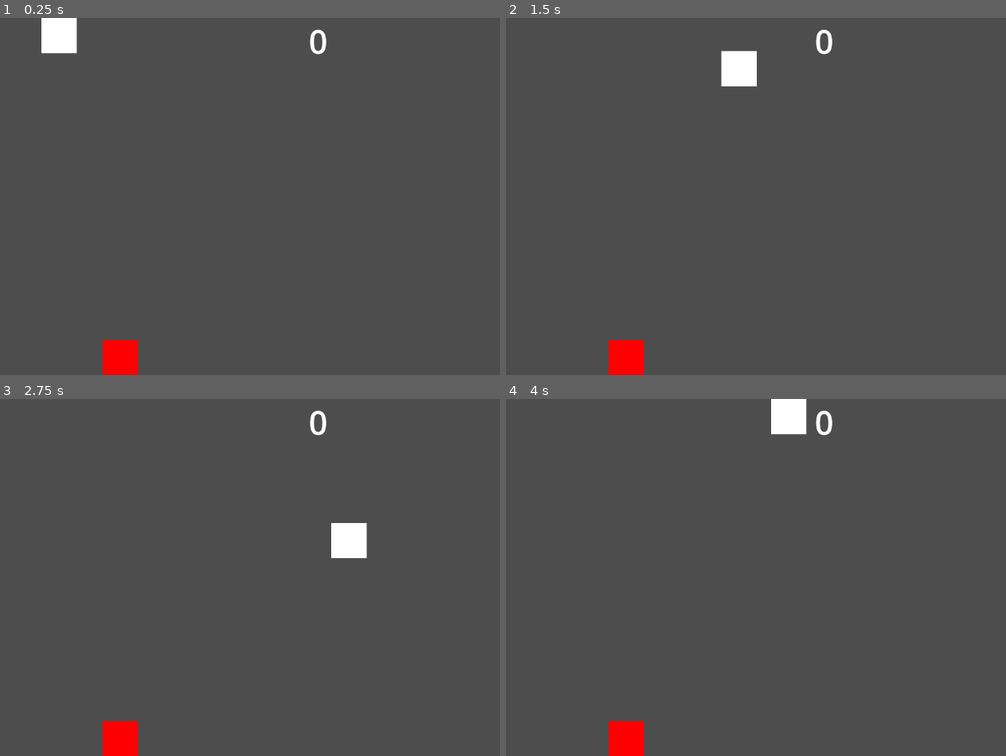
Above: before the commit, frames 1-4 (two rows, left to right).
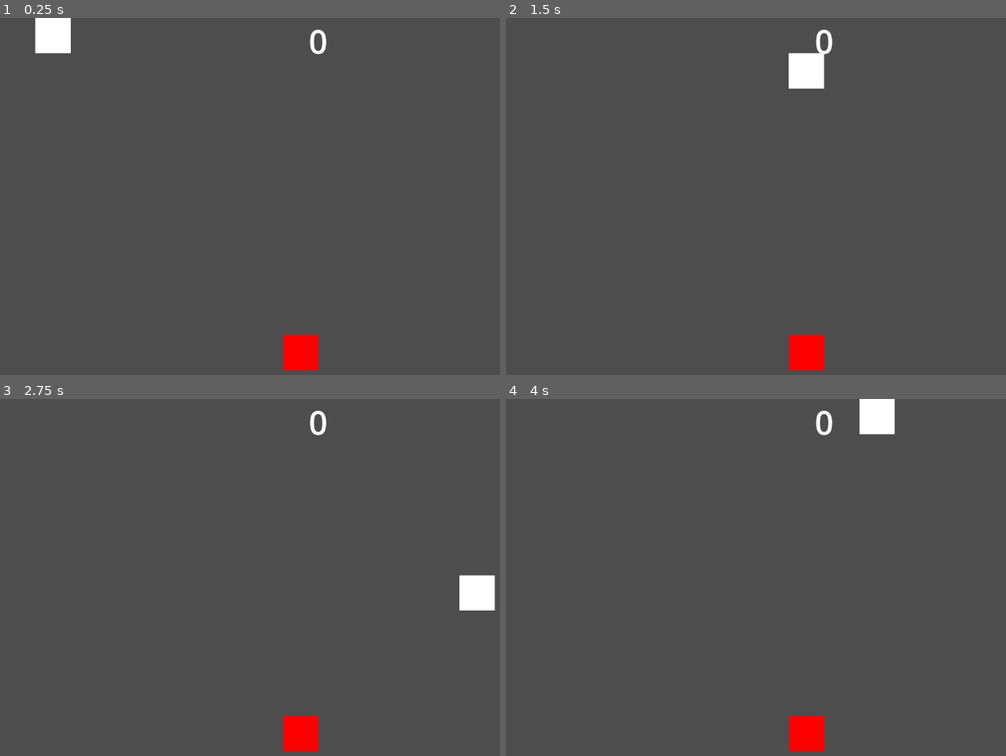
Above: after the commit, the same moments.

Repository: cdevelopment010/godot-snake
Game: Godot game, scene res://scenes/main.tscn
Same seed, same stepped clock (60 frames per second), same inputs: the game is played once before the commit and once after it.
Inputs:
- Up to frame 1 (0.25 s): no input
- Up to frame 2 (1.5 s): hold Right (ui_right) 0.53-1.28 s; hold Down (ui_down) from 1.28 s (still down)
- Up to frame 3 (2.75 s): release Down (ui_down) at 2.03 s; hold Right (ui_right) from 2.03 s (still down)
- Up to frame 4 (4 s): release Right (ui_right) at 2.78 s; hold Up (ui_up) 2.78-3.53 s; hold Left (ui_left) from 3.53 s (still down)

The runs differ from the first frame. In frame 1, 1.7% of the frame differs, in the area x 7-64%, y 0-100%; in frame 2, 2.9%; in frame 3, 2.9%, in the area x 20-100%, y 34-100%; in frame 4, 2.9%.

Commit message:
Web export

Diff:
--- /dev/null
+++ b/scenes/body.tscn
@@ -0,0 +1,16 @@
+[gd_scene load_steps=2 format=3 uid="uid://cwomh26kl2rk3"]
+
+[sub_resource type="RectangleShape2D" id="RectangleShape2D_2mpej"]
+size = Vector2(64, 64)
+
+[node name="Body" type="Node2D"]
+
+[node name="CharacterBody2D" type="CharacterBody2D" parent="."]
+collision_mask = 5
+
+[node name="Polygon2D" type="Polygon2D" parent="CharacterBody2D"]
+polygon = PackedVector2Array(0, 0, 64, 0, 64, 64, 0, 64)
+
+[node name="CollisionShape2D" type="CollisionShape2D" parent="CharacterBody2D"]
+position = Vector2(32, 32)
+shape = SubResource("RectangleShape2D_2mpej")
--- a/scenes/food.tscn
+++ b/scenes/food.tscn
@@ -3,7 +3,7 @@
 [ext_resource type="Script" uid="uid://bs48tg48ktnwd" path="res://scripts/food.gd" id="1_xven1"]
 
 [sub_resource type="RectangleShape2D" id="RectangleShape2D_2glmo"]
-size = Vector2(64, 64)
+size = Vector2(60, 60)
 
 [node name="Food" type="Node2D"]
 script = ExtResource("1_xven1")
--- a/scenes/main.tscn
+++ b/scenes/main.tscn
@@ -64,10 +64,9 @@
 
 [connection signal="increase_speed_multiplier" from="." to="Snake" method="_on_main_increase_speed_multiplier"]
 [connection signal="timeout" from="FoodTimer" to="." method="_on_food_timer_timeout"]
-[connection signal="body_entered" from="Walls/Left" to="." method="_on_left_body_entered"]
-[connection signal="body_entered" from="Walls/Left" to="Snake" method="_on_left_body_entered"]
-[connection signal="body_entered" from="Walls/Right" to="Snake" method="_on_right_body_entered"]
-[connection signal="body_entered" from="Walls/Bottom" to="Snake" method="_on_bottom_body_entered"]
-[connection signal="body_entered" from="Walls/Top" to="Snake" method="_on_top_body_entered"]
+[connection signal="body_entered" from="Walls/Left" to="Snake" method="_on_any_wall_body_entered"]
+[connection signal="body_entered" from="Walls/Right" to="Snake" method="_on_any_wall_body_entered"]
+[connection signal="body_entered" from="Walls/Bottom" to="Snake" method="_on_any_wall_body_entered"]
+[connection signal="body_entered" from="Walls/Top" to="Snake" method="_on_any_wall_body_entered"]
 [connection signal="food_signal" from="Food/Food" to="." method="_on_food_food_signal"]
 [connection signal="gameover_signal" from="Snake" to="." method="_on_snake_gameover_signal"]
--- a/scenes/snake.tscn
+++ b/scenes/snake.tscn
@@ -19,6 +19,9 @@
 shape = SubResource("RectangleShape2D_tnb1o")
 
 [node name="MoveTimer" type="Timer" parent="."]
+wait_time = 0.25
 autostart = true
 
+[node name="Bodies" type="Node" parent="."]
+
 [connection signal="timeout" from="MoveTimer" to="." method="_on_move_timer_timeout"]
--- a/scripts/food.gd
+++ b/scripts/food.gd
@@ -4,11 +4,17 @@
 
 var RNG := RandomNumberGenerator.new()
 var SCREEN_SIZE := Vector2.ZERO
+var grid_size := 64
 
 func _ready() -> void:
-	SCREEN_SIZE = get_viewport_rect().size - Vector2(50.0,50.0)
-	position = Vector2(RNG.randf_range(0,SCREEN_SIZE.x),RNG.randf_range(0, SCREEN_SIZE.y))
+	SCREEN_SIZE = get_viewport_rect().size / grid_size
+	randomize_food_position()
 
 func _on_area_2d_body_entered(_body: Node2D) -> void:
 	food_signal.emit()
-	position = Vector2(RNG.randf_range(0,SCREEN_SIZE.x),RNG.randf_range(0, SCREEN_SIZE.y))
+	randomize_food_position()
+
+func randomize_food_position() -> void:
+	var grid_x = RNG.randi_range(0, int(SCREEN_SIZE.x) - 1)
+	var grid_y = RNG.randi_range(0, int(SCREEN_SIZE.y) - 1)
+	position = Vector2(grid_x * grid_size, grid_y * grid_size)
--- a/scripts/main.gd
+++ b/scripts/main.gd
@@ -22,8 +22,6 @@
 	#$Food.add_child(food)
 
 
-func _on_left_body_entered(_bodybody: Node2D) -> void:
-	pass # Replace with function body.
 
 
 func _on_snake_gameover_signal() -> void:
--- a/scripts/snake.gd
+++ b/scripts/snake.gd
@@ -1,7 +1,15 @@
 extends Node2D
 
-var direction := Vector2(1.0,0)
+var body_scene : PackedScene = load("res://scenes/body.tscn")
+var snake_cells : Array[Vector2i] = []
+var snake_bodies : Array[Node2D] = []
+
+var GRID := 64
 var SPEED := 300
+var STEP_TIME := 0.15
+
+var direction := Vector2i.RIGHT
+var next_direction := Vector2i.RIGHT
 var game_over : bool = false
 var speed_multiplier := 1
 
@@ -9,49 +17,72 @@
 
 # Called when the node enters the scene tree for the first time.
 func _ready() -> void:
-	pass # Replace with function body.
-
+	position = to_px(to_cell(position))
+	snake_cells = [to_cell(position)]
+	_speed_change()
 
 # Called every frame. 'delta' is the elapsed time since the previous frame.
-func _process(delta: float) -> void:
+func _process(_delta: float) -> void:
 	if game_over:
 		return
-	if Input.is_action_just_pressed("ui_left"):
-		direction = Vector2(-1.0, 0)
-	if Input.is_action_just_pressed("ui_right"):
-		direction = Vector2(1.0, 0)
-	if Input.is_action_just_pressed("ui_up"):
-		direction = Vector2(0.0, -1.0)
-	if Input.is_action_just_pressed("ui_down"):
-		direction = Vector2(0.0, 1.0)
-
-	position += direction * SPEED * delta * speed_multiplier
-
+	if Input.is_action_just_pressed("ui_left") && direction != Vector2i.RIGHT:
+		next_direction = Vector2i.LEFT
+	if Input.is_action_just_pressed("ui_right") && direction != Vector2i.LEFT:
+		next_direction = Vector2i.RIGHT
+	if Input.is_action_just_pressed("ui_up")  && direction != Vector2i.DOWN:
+		next_direction = Vector2i.UP
+	if Input.is_action_just_pressed("ui_down")  && direction != Vector2i.UP:
+		next_direction = Vector2i.DOWN
 
 func _on_move_timer_timeout() -> void:
-	pass
+	if game_over: return
+
+	direction = next_direction
+	position += Vector2(direction.x * GRID, direction.y *GRID)
+	var new_head := snake_cells[0] + direction
+
+	# Check for collision with body
+	if snake_cells.size() > 1 && snake_cells.find(new_head, 1) != -1:
+		gameover_signal.emit();
+		stop_movement()
+		return
+
+	snake_cells.insert(0,new_head)
+	snake_cells.pop_back()
+
+	# Move each snake body
+	for b in range(snake_bodies.size()):
+		snake_bodies[b].position = to_px(snake_cells[b+1])
+
 
 func stop_movement():
 	$MoveTimer.stop()
 	direction = Vector2.ZERO
 	game_over = true
 
-func _on_left_body_entered(_body: Node2D) -> void:
+func _on_any_wall_body_entered(_body: Node2D) -> void:
 	gameover_signal.emit()
 	stop_movement()
 
-func _on_right_body_entered(_body: Node2D) -> void:
-	gameover_signal.emit()
-	stop_movement()
-
-func _on_bottom_body_entered(_body: Node2D) -> void:
-	gameover_signal.emit()
-	stop_movement()
-
-func _on_top_body_entered(_body: Node2D) -> void:
-	gameover_signal.emit()
-	stop_movement()
-
-
 func _on_main_increase_speed_multiplier(score: Variant) -> void:
 	speed_multiplier = score
+	call_deferred("grow",1)
+
+func grow(by: int = 1) -> void:
+	for _i in by:
+		var tail_cell = snake_cells.back()
+		var body := body_scene.instantiate()
+		$Bodies.add_child(body)
+		snake_bodies.append(body)
+		snake_cells.append(tail_cell)
+		body.position = to_px(tail_cell)
+
+func to_px(c : Vector2i) -> Vector2:
+	return Vector2(c.x * GRID, c.y * GRID)
+
+func to_cell(p: Vector2) -> Vector2i:
+	return Vector2i(round(p.x / GRID), round(p.y / GRID))
+
+func _speed_change() -> void:
+	$MoveTimer.wait_time = STEP_TIME
+	$MoveTimer.start()
Binary file added: Releases/Snake.apple-touch-icon.png
Not shown, added: Releases/Snake.apple-touch-icon.png.import
Binary file added: Releases/Snake.icon.png
Not shown, added: Releases/Snake.icon.png.import
Binary file added: Releases/Snake.png
Not shown, added: Releases/Snake.png.import
Not shown, changed: export_presets.cfg
Not shown, added: Releases/Snake.audio.position.worklet.js
Not shown, added: Releases/Snake.audio.worklet.js
Not shown, added: Releases/Snake.html
Not shown, added: Releases/Snake.js
Not shown, added: Releases/Snake.pck
(and 2 more such lines)
